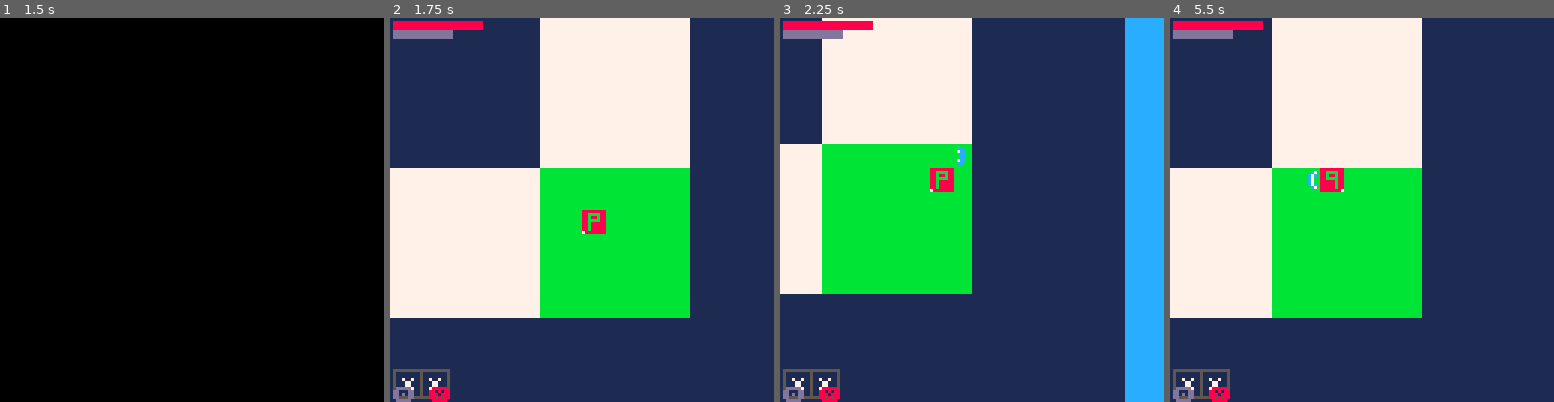
Above: before the commit, frames 1-4 (left to right).
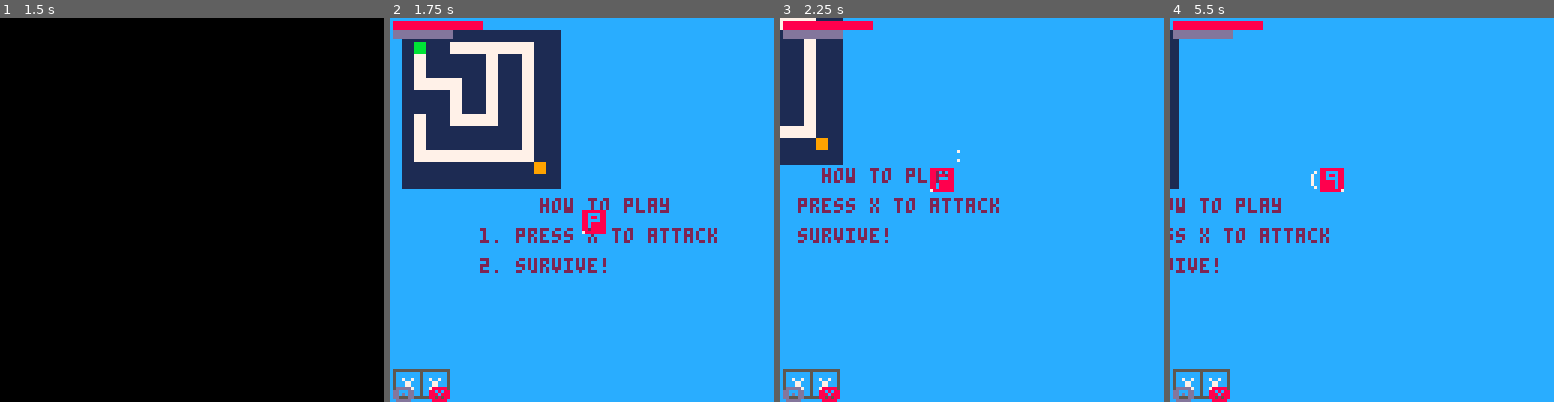
Above: after the commit, the same moments.

Repository: FrederikHR/GDB
Game: PICO-8 cartridge NewGame/main.p8
The game is run twice, just before and just after one commit, with the same random seed, the same clock (stepped at 60 frames per second) and the same inputs.
Inputs:
- Up to frame 1 (1.5 s): tap X (X key) at 0.33, 1.07 s; tap O (Z key) at 0.7 s
- Up to frame 2 (1.75 s): hold Right from 1.6 s (still down); tap O (Z key) at 1.7 s
- Up to frame 3 (2.25 s): tap X (X key) at 1.85 s; release Right at 2.1 s; tap O (Z key) at 2.1 s; hold Up from 2.15 s (still down)
- Up to frame 4 (5.5 s): release Up at 2.42 s; hold Right 2.47-3.03 s; tap O (Z key) every 0.4 s from 2.5 to 5.3 s; tap X (X key) at 2.97, 4.08, 5.2 s; hold Left 3.08-3.58 s; hold Down 3.63-3.97 s; hold Right 4.02-4.68 s; hold Up 4.73-5.03 s; hold Left from 5.08 s (still down)

Frame 1 is identical in both runs. In frame 2, 90% of the frame differs, in the area x 0-100%, y 0-100%; in frame 3, 86%; in frame 4, 97%.

Commit message:
3 width rooms start

Diff:
--- a/NewGame/scripts/entities/player.lua
+++ b/NewGame/scripts/entities/player.lua
@@ -120,7 +120,7 @@
     player_collide_map(p,"up")
     player_collide_map(p,"down")
 
-    if (p.curr_mt.x==game_state.goal[1] and p.curr_mt.y==game_state.goal[2]) init_level(game_state.level)
+    --if (p.curr_mt.x==game_state.goal[1] and p.curr_mt.y==game_state.goal[2]) init_level(game_state.level)
 
     --update position
     p.x+=p.dx
@@ -128,7 +128,7 @@
 end
 
 function player_collide_map(en,dir)
-    local scale = maze[1][1].scale
+    --[[local scale = maze[1][1].scale
     local ox = maze[1][1].ox
     local oy = maze[1][1].oy
     local checkx1=en.x-1<en.curr_mt.x*scale+ox
@@ -155,10 +155,11 @@
             en.dy=0
             en.y=en.curr_mt.y*scale+scale+oy-en.sz*8
         end
-    end
+    end]]--
 end
 
 function find_map_tile(en)
+    --[[
     local scale = maze[1][1].scale
     local ox = maze[1][1].ox
     local oy = maze[1][1].oy
@@ -172,7 +173,7 @@
                 return
             end
         end
-    end
+    end]]--
 end
 
 function player_pickup()
--- a/NewGame/scripts/levelgen/init.lua
+++ b/NewGame/scripts/levelgen/init.lua
@@ -7,7 +7,7 @@
     --prl = perlin()
     --prl:init()
     --prl:getmapdata(0,150,0,150)
-    maze = init_maze(maze_size,maze_size,50,-350,-350)
+    maze = init_maze(maze_size,maze_size,4,0,0)
     backtrack(maze,maze_size,maze_size)
 end
 
--- a/NewGame/scripts/levelgen/recursive-backtracker.lua
+++ b/NewGame/scripts/levelgen/recursive-backtracker.lua
@@ -2,9 +2,9 @@
 function init_maze(width, height,scale,ox,oy)
     local maze = {}
 
-    for x=1, (width*2)+1 do
+    for x=1, (width*3)+1 do
         maze[x] = {}
-        for y = 1, (height*2)+1 do
+        for y = 1, (height*3)+1 do
             maze[x][y] = {}
             maze[x][y].y = y
             maze[x][y].x = x
@@ -28,7 +28,7 @@
 -- when every room has been visited once, the remaining stack is the solution to the maze (path from first to last room)
 function backtrack(maze, width, height)
     local current = maze[2][2]
-    local finish = maze[width*2][height*2]
+    local finish = maze[width*3][height*3]
     current.goal = true
     finish.goal = true
     current.visited = true
@@ -37,7 +37,7 @@
     local vcount = 1
     while (vcount < width*height) do
         printh("current: "..current.x..","..current.y)
-        next = unvisited_neighbour(maze, current.x, current.y, width*2, height*2)
+        next = unvisited_neighbour(maze, current.x, current.y, width*3, height*3)
         if next != nil then
             printh("visiting: "..next.x..","..next.y)
             remove_separating_wall(current, next, maze)
@@ -64,10 +64,10 @@
 -- returns nil if all rooms have already been visited
 function unvisited_neighbour(maze, x, y, width, height)
     local unvisited = {}
-    if (x > 3 and maze[x-2][y].visited == false) unvisited[#unvisited+1] = maze[x-2][y]
-    if (y > 3 and maze[x][y-2].visited == false) unvisited[#unvisited+1] = maze[x][y-2]
-    if (x < width and maze[x+2][y].visited == false) unvisited[#unvisited+1] = maze[x+2][y]
-    if (y < height and maze[x][y+2].visited == false) unvisited[#unvisited+1] = maze[x][y+2]
+    if (x > 4 and maze[x-3][y].visited == false) unvisited[#unvisited+1] = maze[x-3][y]
+    if (y > 4 and maze[x][y-3].visited == false) unvisited[#unvisited+1] = maze[x][y-3]
+    if (x < width-1 and maze[x+3][y].visited == false) unvisited[#unvisited+1] = maze[x+3][y]
+    if (y < height-1 and maze[x][y+3].visited == false) unvisited[#unvisited+1] = maze[x][y+3]
     if (#unvisited == 0) return nil
 
     return rnd(unvisited)
@@ -77,11 +77,15 @@
 function remove_separating_wall(a, b, maze)
     if a.x > b.x then
         maze[a.x-1][a.y].is_wall = false
+        maze[a.x-2][a.y].is_wall = false
     elseif a.x < b.x then
         maze[a.x+1][a.y].is_wall = false
+        maze[a.x+2][a.y].is_wall = false
     elseif a.y < b.y then
         maze[a.x][a.y+1].is_wall = false
+        maze[a.x][a.y+2].is_wall = false
     else
         maze[a.x][a.y-1].is_wall = false
+        maze[a.x][a.y-2].is_wall = false
     end
 end
--- a/NewGame/scripts/scenes/game.lua
+++ b/NewGame/scripts/scenes/game.lua
@@ -110,7 +110,7 @@
     p.x=64
     p.y=64
 
-    enemies_for_map(l)
-    items_for_map()
+    --enemies_for_map(l)
+    --items_for_map()
     game_state.level += 1
 end
